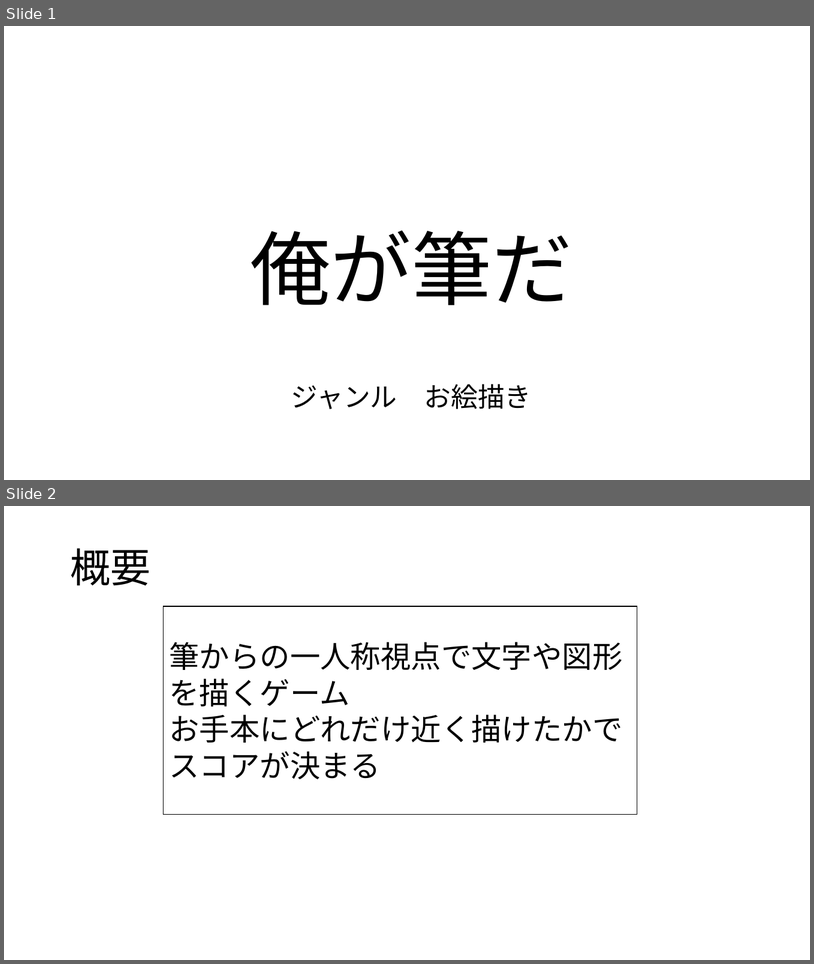
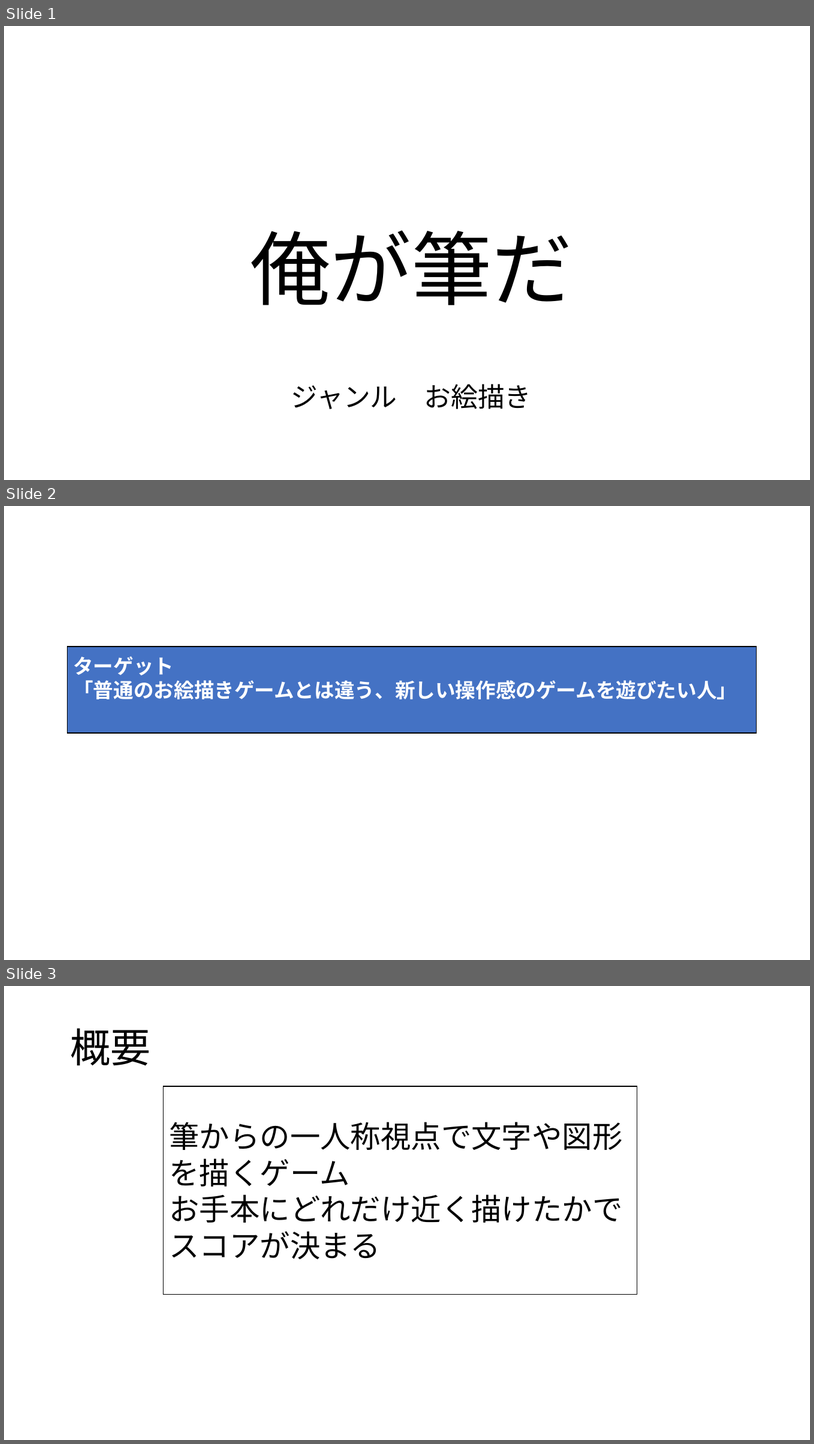
Before and after one commit to 2025Game/12Yamamoto, a slide deck: 3DLV3/Plam/企画書.pptx. Shown one above the other, each under a label of ours: slides 1 and 2 before the commit, slides 1, 2 and 3 after it. The pictures are 814x964 and 814x1444 pixels, drawn with LibreOffice and Linux fonts; fonts in the diff are those of the drawing. Boxes give left, top, right and bottom in pixels: in the first picture for what was removed or moved away, otherwise in the second. Text is boxed around its words. In the diff, an @@ line names an element or a change of style, - is before the commit and + after.

```diff
--- a/3DLV3/Plam/企画書.pptx
+++ b/3DLV3/Plam/企画書.pptx
@@ slide 2 added at <box>4,506,810,960</box>, background #FFFFFF @@
@@ rectangle added at <box>68,646,757,733</box>, fill #4472C4, outline #000000 1 pt, 24 pt, text #FFFFFF, bold @@
+ターゲット
+「普通のお絵描きゲームとは違う、新しい操作感のゲームを遊びたい人」
@@ what was slide 2 is now slide 3 @@
```
Also in this commit, not shown: 1 slide changed, 2 other files.
